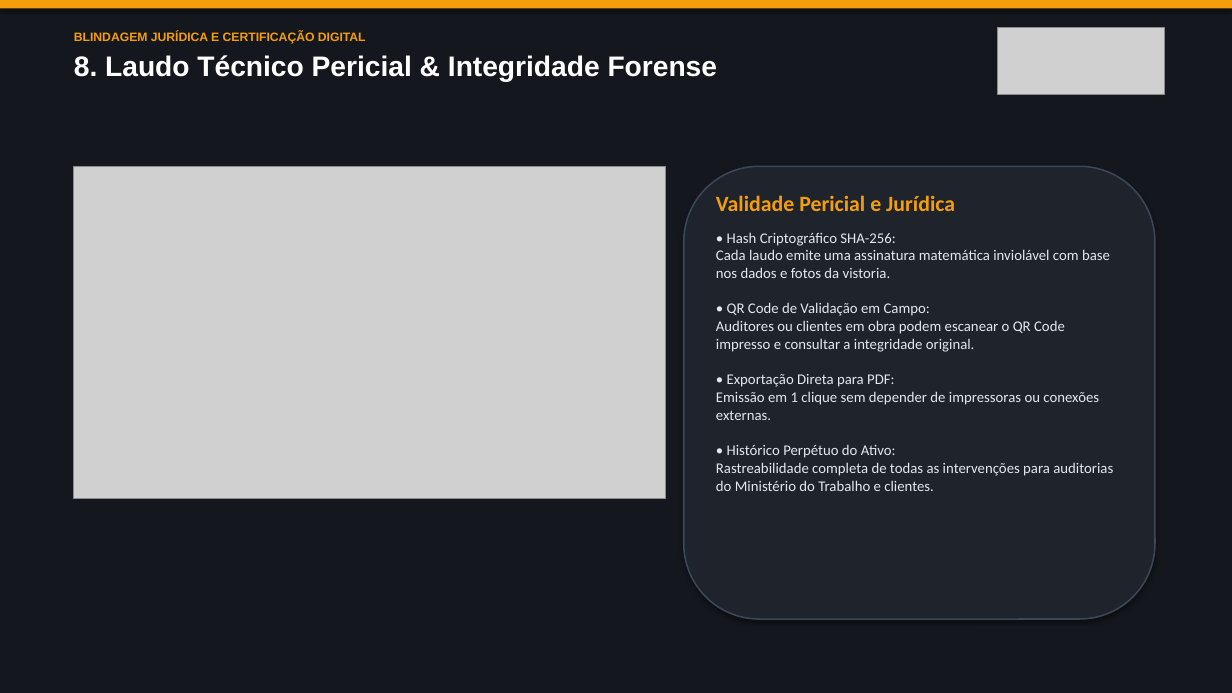
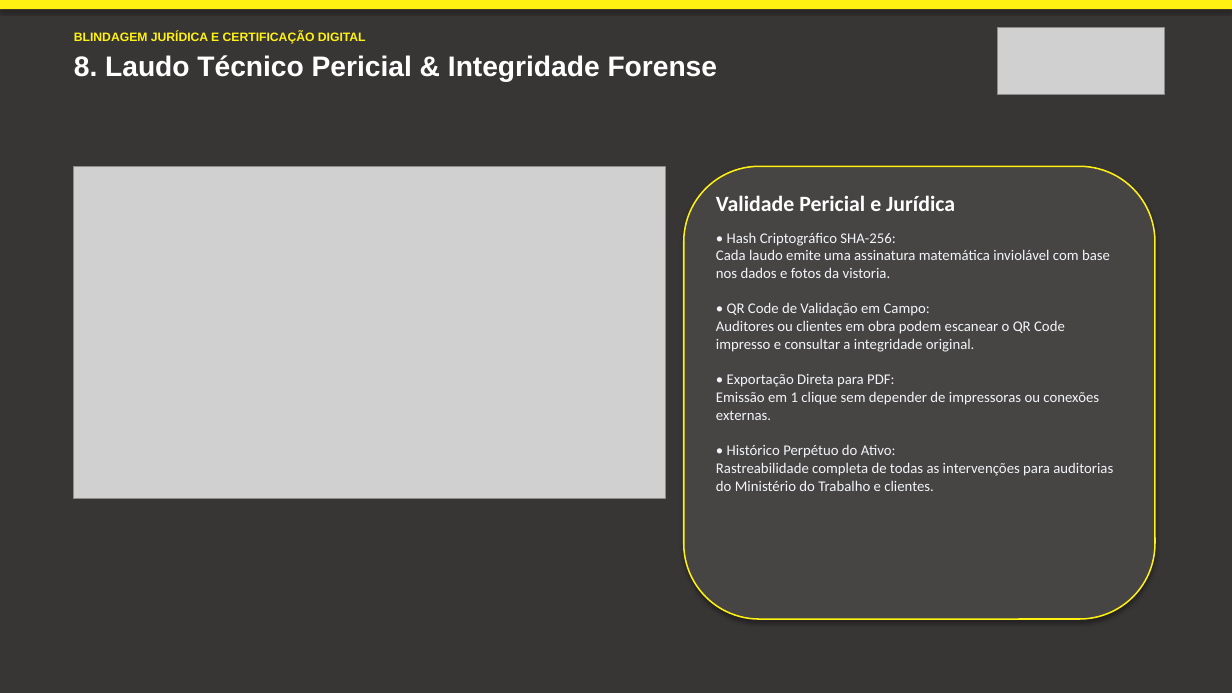
Before and after one commit to maikongsp/inspecao-frota-locar, a slide deck: slide 9 of Funcional.pptx. Drawn at 1232x693 pixels with LibreOffice and Linux fonts; fonts in the diff are those of the drawing; grey boxes stand for pictures. Boxes give left, top, right and bottom in pixels: in the first picture for what was removed or moved away, otherwise in the second. Text is boxed around its words. In the diff, an @@ line names an element or a change of style, - is before the commit and + after.

Commit message:
style: alinha apresentacao Funcional.pptx rigorosamente a paleta oficial Locar (cinza, amarelo e branco)

```diff
--- a/Funcional.pptx
+++ b/Funcional.pptx
@@ rectangle at [0,0,1232,693]: fill #14171D to #383535 @@
@@ rectangle at [0,0,1232,9]: fill #F59E0B to #FFF212 @@
@@ text at [74,32,366,44]: text colour #F59E0B to #FFF212 in "BLINDAGEM JURÍDICA E CERTIFICAÇÃO DIGITAL" @@
@@ rounded rectangle at [684,166,1155,619]: fill #1E232C to #474444; outline #3C4858 1.2 pt to #FFF212 1.2 pt @@
@@ text "Validade Pericial e Jurídica" at [716,195,1113,491]: text colour #F59E0B to #FFFFFF in "Validade Pericial e Jurídica"; text colour #E2E8F0 to #F1F5F9 @@
```
Also in this commit, not shown: 10 other slides changed.
